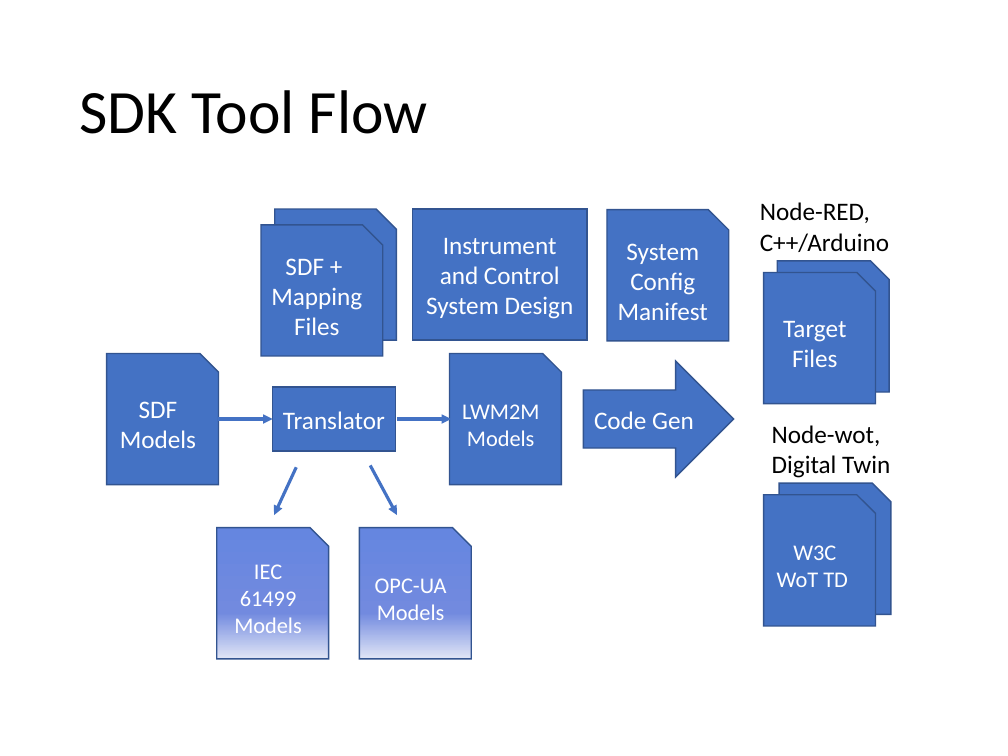
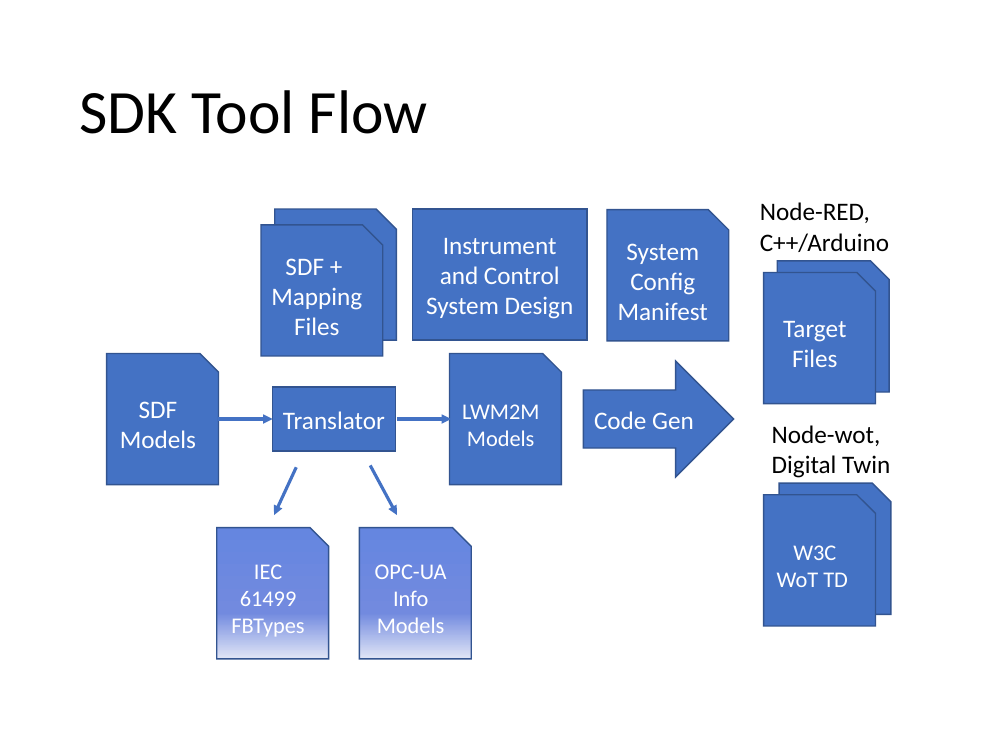
Before and after one commit to mjkoster/onefb-ide, a slide deck: slide 9 of documents/IotForIndustrialControls.pptx. Drawn at 1008x756 pixels with LibreOffice and Linux fonts; fonts in the diff are those of the drawing. Boxes give left, top, right and bottom in pixels: in the first picture for what was removed or moved away, otherwise in the second. Text is boxed around its words. In the diff, an @@ line names an element or a change of style, - is before the commit and + after.

Commit message:
update models and document
Added logic controller model with multistate and coil/contact types and objects

```diff
--- a/documents/IotForIndustrialControls.pptx
+++ b/documents/IotForIndustrialControls.pptx
@@ text in snip rect at [231,564,304,637]: text changed @@
-IEC 61499 Models
+IEC 61499 FBTypes
@@ text in snip rect at [375,564,447,633]: text changed @@
-OPC-UA Models
+OPC-UA Info
+Models
```
Also in this commit, not shown: 17 other files.
